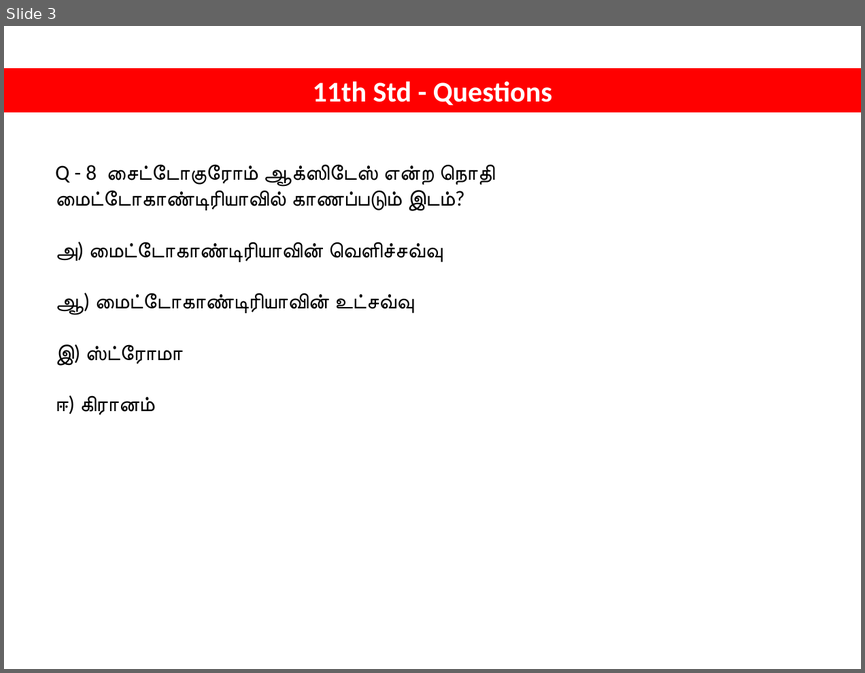
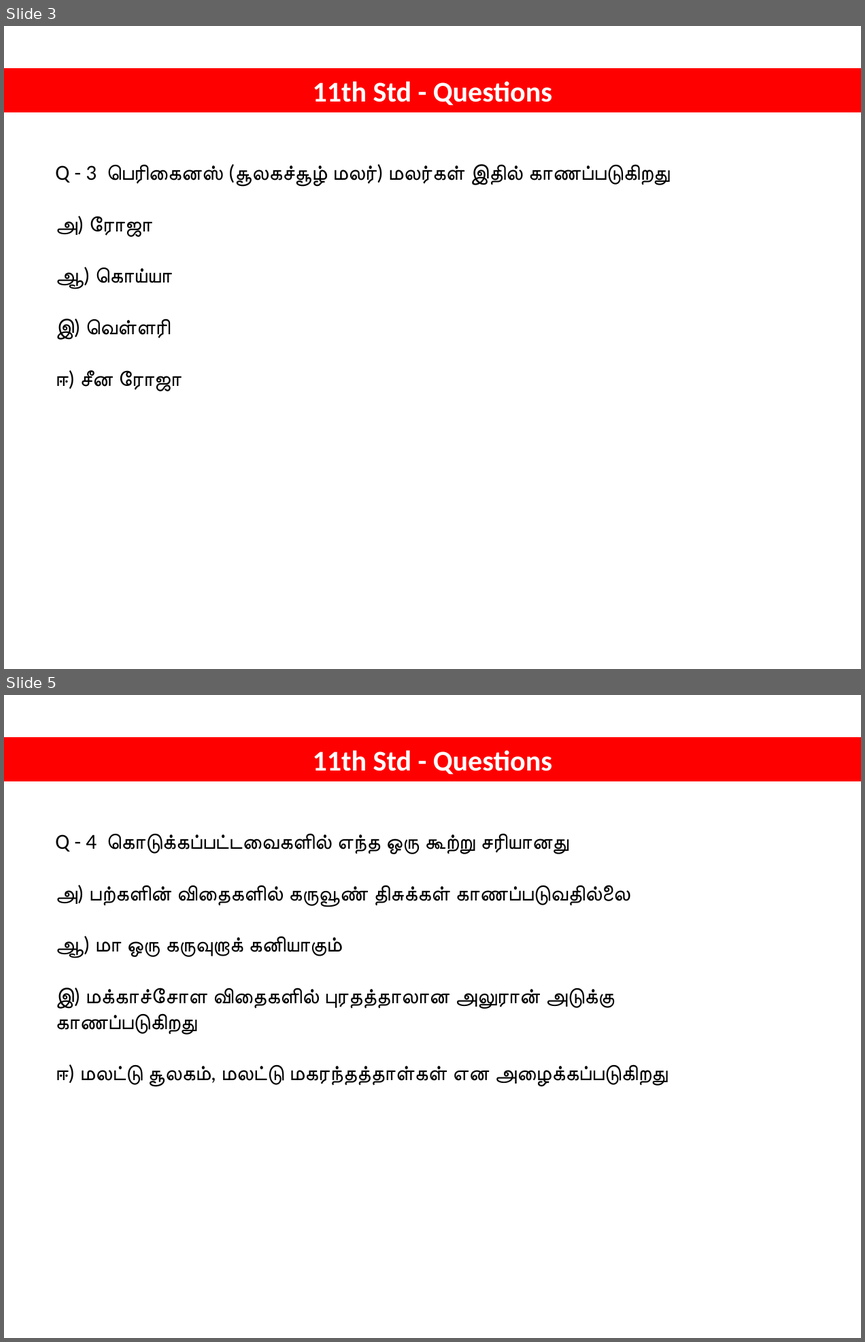
Before and after one commit to tvmani/tvmani.github.io, a slide deck: tamil_biology/NEET_BIOLOGY_001.pptx. Shown one above the other, each under a label of ours: slide 3 before the commit, slides 3 and 5 after it; the slides between them are not shown. The pictures are 865x673 and 865x1342 pixels, drawn with LibreOffice and Linux fonts; fonts in the diff are those of the drawing. Boxes give left, top, right and bottom in pixels: in the first picture for what was removed or moved away, otherwise in the second. Text is boxed around its words. In the diff, an @@ line names an element or a change of style, - is before the commit and + after.

```diff
--- a/tamil_biology/NEET_BIOLOGY_001.pptx
+++ b/tamil_biology/NEET_BIOLOGY_001.pptx
@@ slide 5 added at <box>4,695,861,1338</box>, background #FFFFFF @@
@@ rectangle added at <box>4,738,861,781</box>, fill #FF0000, outline #FF0000 0.75 pt, 24 pt, text #FFFFFF, bold @@
+11th Std - Questions
@@ text added at <box>55,833,668,1087</box>, 18 pt, text #000000 @@
+Q - 4 கொடுக்கப்பட்டவைகளில் எந்த ஒரு கூற்று சரியானது
+அ) பற்களின் விதைகளில் கருவூண் திசுக்கள் காணப்படுவதில்லை
+ஆ) மா ஒரு கருவுறாக் கனியாகும்
+இ) மக்காச்சோள விதைகளில் புரதத்தாலான அலுரான் அடுக்கு காணப்படுகிறது
+ஈ) மலட்டு சூலகம், மலட்டு மகரந்தத்தாள்கள் என அழைக்கப்படுகிறது
@@ slide 3 changed as well @@
@@ text at <box>55,164,670,391</box>: text changed @@
-Q - 8 சைட்டோகுரோம் ஆக்ஸிடேஸ் என்ற நொதி மைட்டோகாண்டிரியாவில் காணப்படும் இடம்?
-அ) மைட்டோகாண்டிரியாவின் வெளிச்சவ்வு
-ஆ) மைட்டோகாண்டிரியாவின் உட்சவ்வு
-இ) ஸ்ட்ரோமா
-ஈ) கிரானம்
+Q - 3 பெரிகைனஸ் (சூலகச்சூழ் மலர்) மலர்கள் இதில் காணப்படுகிறது
+அ) ரோஜா
+ஆ) கொய்யா
+இ) வெள்ளரி
+ஈ) சீன ரோஜா
```
Also in this commit, not shown: 9 other slides changed, 17 other slides added, 4 other files.
